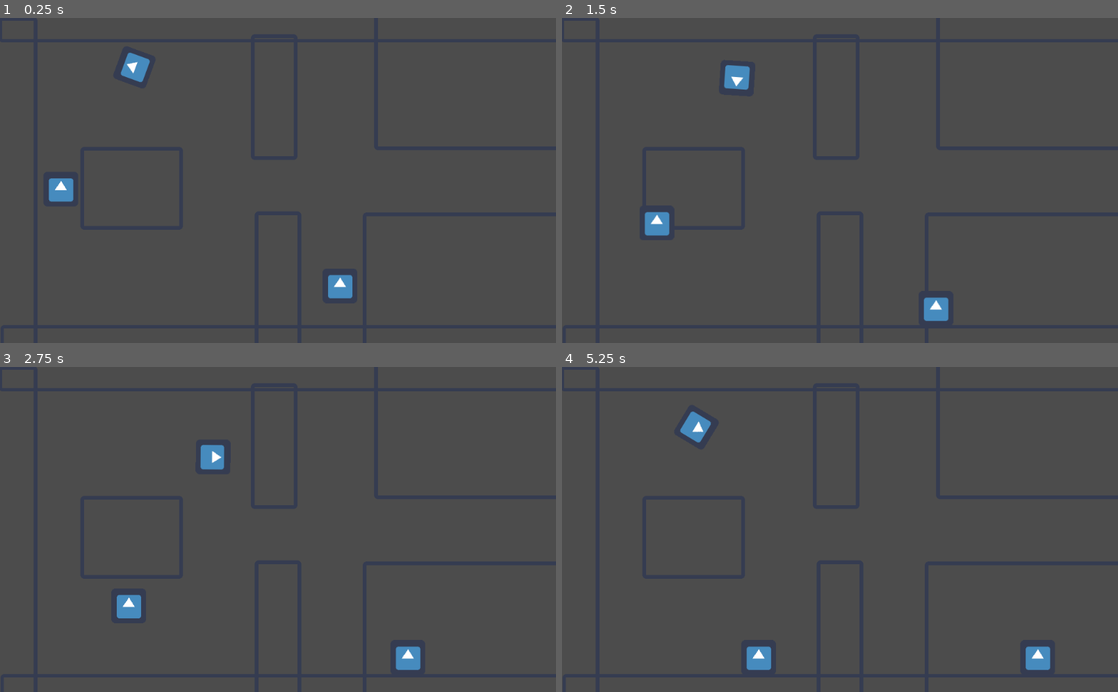
Above: before the commit, frames 1-4 (two rows, left to right).
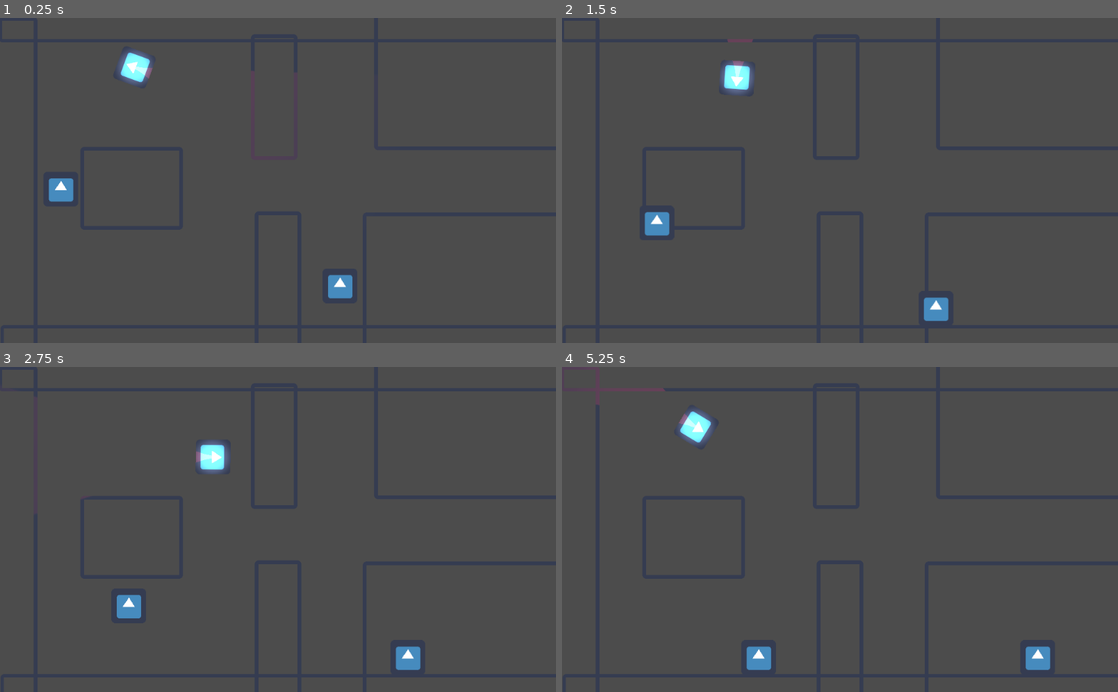
Above: after the commit, the same moments.

Repository: onsetsu/GameJam5
Game: Godot game, scene res://Scenes/Level1.tscn
The game is run twice, just before and just after one commit, with the same random seed, the same clock (stepped at 60 frames per second) and the same inputs. The engine's default icon, where the game draws it, is replaced by a stand-in: a white triangle on a blue panel in a dark square.
Inputs (mouse positions are in pixels of both pictures, inside the frame that each line leads up to):
- Up to frame 1 (0.25 s): no input
- Up to frame 2 (1.5 s): move the mouse to (962, 164) at 0.52 s; hold D (move_right) 0.53-1.28 s; move the mouse to (728, 196) at 1.27 s; hold S (move_down) from 1.28 s (still down)
- Up to frame 3 (2.75 s): move the mouse to (333, 458) at 2.02 s; release S (move_down) at 2.03 s; hold D (move_right) from 2.03 s (still down)
- Up to frame 4 (5.25 s): move the mouse to (812, 594) at 2.77 s; release D (move_right) at 2.78 s; hold W (move_up) 2.78-3.53 s; move the mouse to (1006, 578) at 3.52 s; hold A (move_left) 3.53-5.03 s; move the mouse to (673, 480) at 4.27 s; move the mouse to (867, 529) at 5.02 s; hold S (move_down) from 5.03 s (still down)

The runs differ from the first frame. In frame 1, 0.8% of the frame differs, in the area x 21-54%, y 9-44%; in frame 2, 0.6%; in frame 3, 0.5%; in frame 4, 0.8%, in the area x 0-28%, y 0-24%.

Commit message:
Add flashlight to pllayer

Diff:
--- a/Scenes/Player.tscn
+++ b/Scenes/Player.tscn
@@ -1,7 +1,9 @@
-[gd_scene load_steps=4 format=2]
+[gd_scene load_steps=6 format=2]
 
 [ext_resource path="res://Scripts/Player.gd" type="Script" id=1]
-[ext_resource path="res://icon.png" type="Texture" id=2]
+[ext_resource path="res://LightSpike/spot.png" type="Texture" id=2]
+[ext_resource path="res://Scenes/Flashlight.tscn" type="PackedScene" id=3]
+[ext_resource path="res://icon.png" type="Texture" id=4]
 
 [sub_resource type="CircleShape2D" id=1]
 
@@ -17,18 +19,44 @@
 script = ExtResource( 1 )
 _sections_unfolded = [ "Collision" ]
 
-[node name="Sprite" type="Sprite" parent="." index="0"]
+[node name="Light2D" type="Light2D" parent="." index="0"]
 
-rotation = 1.5708
+enabled = true
+editor_only = false
 texture = ExtResource( 2 )
-_sections_unfolded = [ "Animation", "Region", "Transform" ]
+offset = Vector2( 0, 0 )
+texture_scale = 1.0
+color = Color( 1, 1, 1, 1 )
+energy = 1.0
+mode = 0
+range_height = 0.0
+range_z_min = -1024
+range_z_max = 1024
+range_layer_min = 0
+range_layer_max = 0
+range_item_cull_mask = 1
+shadow_enabled = false
+shadow_color = Color( 0, 0, 0, 0 )
+shadow_buffer_size = 2048
+shadow_gradient_length = 0.0
+shadow_filter = 0
+shadow_filter_smooth = 0.0
+shadow_item_cull_mask = 1
 
-[node name="CollisionShape2D" type="CollisionShape2D" parent="." index="1"]
+[node name="Flashlight" parent="." index="1" instance=ExtResource( 3 )]
+
+[node name="CollisionShape2D" type="CollisionShape2D" parent="." index="2"]
 
 shape = SubResource( 1 )
 _sections_unfolded = [ "Transform" ]
 
-[node name="grabbingHand" type="Node2D" parent="." index="2"]
+[node name="Sprite" type="Sprite" parent="." index="3"]
+
+rotation = 1.5708
+texture = ExtResource( 4 )
+_sections_unfolded = [ "Animation", "Region", "Transform" ]
+
+[node name="grabbingHand" type="Node2D" parent="." index="4"]
 
 position = Vector2( 32.5447, 32.0441 )
 _sections_unfolded = [ "Transform" ]
